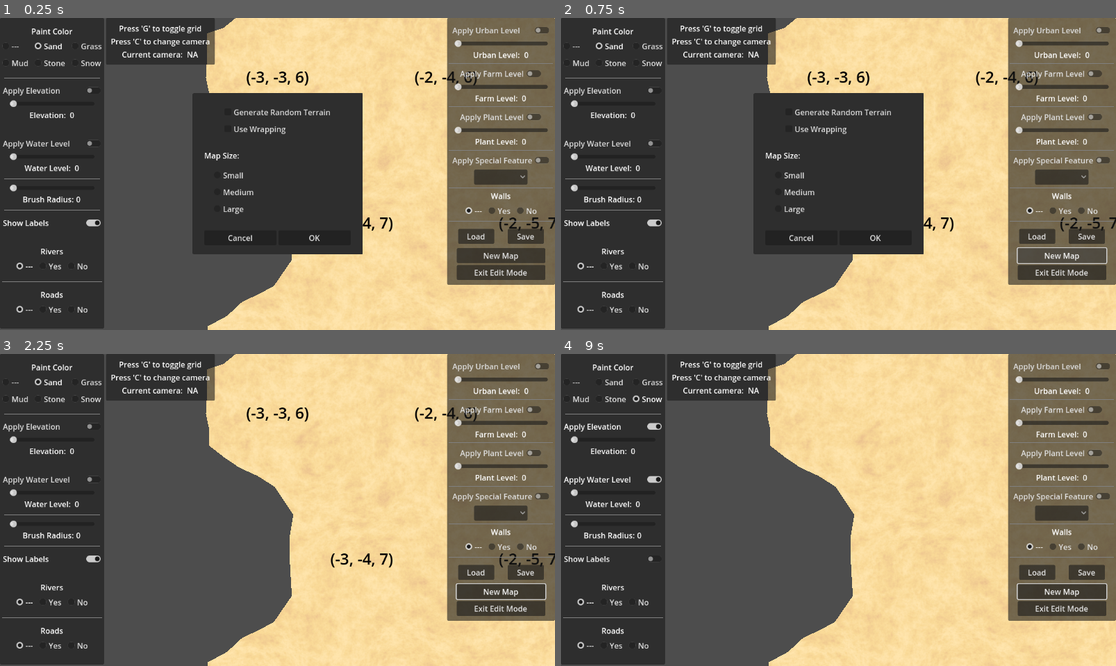
Above: before the commit, frames 1-4 (two rows, left to right).
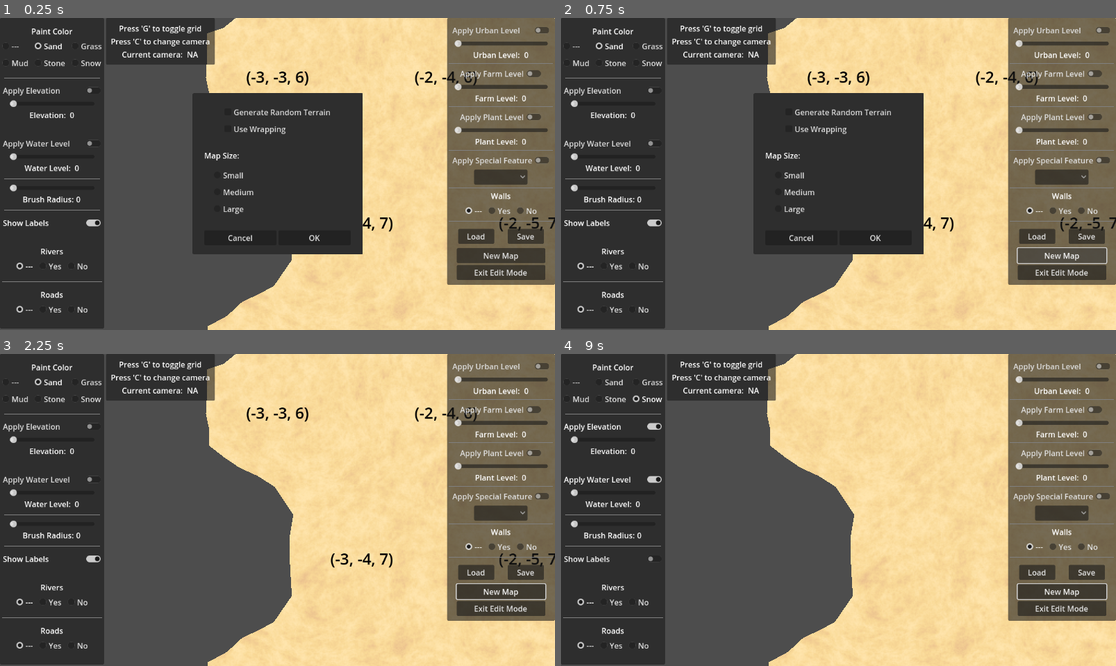
Above: after the commit, the same moments.

Repository: davepruitt/hex_map_godot
Game: Godot game, scene res://scenes/main.tscn
The game is run twice, just before and just after one commit, with the same random seed, the same clock (stepped at 60 frames per second) and the same inputs.
Inputs:
- Up to frame 1 (0.25 s): no input
- Up to frame 2 (0.75 s): click "New Map" at 0.5 s
- Up to frame 3 (2.25 s): click "New Map" at 1.25 s; click "OK" at 2 s
- Up to frame 4 (9 s): click "---" at 2.75 s; click "Sand" at 3.5 s; click "Grass" at 4.25 s; click "Mud" at 5 s; click "Stone" at 5.75 s; click "Snow" at 6.5 s; click "Apply Elevation" at 7.25 s; click "Apply Water Level" at 8 s; click "Show Labels" at 8.75 s

The runs differ from the first frame. In frame 1, less than 0.1% of the frame differs, in the area x 38-96%, y 0-98%; in frame 2, less than 0.1%; in frame 3, less than 0.1%; in frame 4, less than 0.1%.

Commit message:
Completed through section 3.5 of tutorial 27

Diff:
--- a/hex_project_godot/scripts/hex_cell.gd
+++ b/hex_project_godot/scripts/hex_cell.gd
@@ -86,6 +86,8 @@
 var index: int = 0
 
 var explorable: bool = true
+
+var column_index: int = 0
 
 #endregion
 
--- a/hex_project_godot/scripts/hex_coordinates.gd
+++ b/hex_project_godot/scripts/hex_coordinates.gd
@@ -13,6 +13,13 @@
 #region Constructor
 
 func _init(x: int, z: int) -> void:
+	if (HexMetrics.wrapping):
+		var oX: int = x + z / 2
+		if (oX < 0):
+			x += HexMetrics.wrap_size
+		elif (oX >= HexMetrics.wrap_size):
+			x -= HexMetrics.wrap_size
+
 	X = x
 	Z = z
 
@@ -38,13 +45,60 @@
 #region Methods
 
 func DistanceTo (other: HexCoordinates) -> int:
-	var result_x: int = abs(X - other.X)
-	var result_y: int = abs(Y - other.Y)
-	var result_z: int = abs(Z - other.Z)
+	var op1: int = 0
+	if (X < other.X):
+		op1 = other.X - X
+	else:
+		op1 = X - other.X
 
-	var result: int = (result_x + result_y + result_z) / 2
+	var op2: int = 0
+	if (Y < other.Y):
+		op2 = other.Y - Y
+	else:
+		op2 = Y - other.Y
 
-	return result
+	var xy: int = op1 + op2
+
+	if (HexMetrics.wrapping):
+		other.X += HexMetrics.wrap_size
+
+		if (X < other.X):
+			op1 = other.X - X
+		else:
+			op1 = X - other.X
+
+		if (Y < other.Y):
+			op2 = other.Y - Y
+		else:
+			op2 = Y - other.Y
+
+		var xy_wrapped: int = op1 + op2
+		if (xy_wrapped < xy):
+			xy = xy_wrapped
+		else:
+			other.X -= 2 * HexMetrics.wrap_size
+
+			if (X < other.X):
+				op1 = other.X - X
+			else:
+				op1 = X - other.X
+
+			if (Y < other.Y):
+				op2 = other.Y - Y
+			else:
+				op2 = Y - other.Y
+
+			xy_wrapped = op1 + op2
+			if (xy_wrapped < xy):
+				xy = xy_wrapped
+
+	var op_z: int = 0
+	if (Z < other.Z):
+		op_z = other.Z - Z
+	else:
+		op_z = Z - other.Z
+
+	return (xy + op_z) / 2
 
 func ToStringOnSeparateLines () -> String:
 	#Same as the _to_string function, except each value is seperated by a new-line character
--- a/hex_project_godot/scripts/hex_grid.gd
+++ b/hex_project_godot/scripts/hex_grid.gd
@@ -244,14 +244,8 @@
 	#Convert the position in the hex grid to a set of coordinates within the hex grid
 	var coordinates: HexCoordinates = HexCoordinates.FromPosition(inverse_transform_point)
 
-	#Find the index into the _hex_cells list for which hex object we want
-	var index = coordinates.X + coordinates.Z * cell_count_x + coordinates.Z / 2.0
-
-	#Get the selected hex cell object
-	var cell = _hex_cells[index] as HexCell
-
 	#Return the cell
-	return cell
+	return get_cell_from_coordinates(coordinates)
 
 func set_all_cell_label_modes (label_mode: HexCell.CellInformationLabelMode) -> void:
 	for i in range(0, len(_hex_cells)):
@@ -496,6 +490,9 @@
 	if (x > 0):
 		hex_cell.set_neighbor(HexDirectionsClass.HexDirections.W, _hex_cells[i - 1])
 
+		if (wrapping) and (x == cell_count_x - 1):
+			hex_cell.set_neighbor(HexDirectionsClass.HexDirections.E, _hex_cells[i - x])
+
 	#Set the south-east and south-west neighbors of the hex cell
 	if (z > 0):
 		if (z & 1) == 0:
@@ -507,6 +504,8 @@
 			if (x > 0):
 				#Set the south-west neighbor of the hex cell
 				hex_cell.set_neighbor(HexDirectionsClass.HexDirections.SW, _hex_cells[i - cell_count_x - 1])
+			elif (wrapping):
+				hex_cell.set_neighbor(HexDirectionsClass.HexDirections.SW, _hex_cells[i - 1])
 		else:
 			#If this is an odd row...
 
@@ -516,6 +515,8 @@
 			if (x < cell_count_x - 1):
 				#Set the south-east neighbor of the hex cell
 				hex_cell.set_neighbor(HexDirectionsClass.HexDirections.SE, _hex_cells[i - cell_count_x + 1])
+			elif (wrapping):
+				hex_cell.set_neighbor(HexDirectionsClass.HexDirections.SE, _hex_cells[i - cell_count_x * 2 + 1])
 
 	#Set the position of the hex cell in the scene
 	hex_cell.position = hex_position
@@ -528,6 +529,9 @@
 
 	#Set the cell index
 	hex_cell.index = i
+
+	#Set the cell's column index
+	hex_cell.column_index = x / HexMetrics.CHUNK_SIZE_X
 
 	#Set the shader data
 	hex_cell.shader_data = _cell_shader_data
--- a/hex_project_godot/scripts/hex_grid_chunk.gd
+++ b/hex_project_godot/scripts/hex_grid_chunk.gd
@@ -1050,6 +1050,11 @@
 
 	var center2: Vector3 = neighbor.position
 	center2.y = center.y
+	if (neighbor.column_index < cell.column_index - 1):
+		center2.x += HexMetrics.wrap_size * HexMetrics.INNER_DIAMETER
+	elif (neighbor.column_index > cell.column_index + 1):
+		center2.x -= HexMetrics.wrap_size * HexMetrics.INNER_DIAMETER
+
 	var e2: EdgeVertices = EdgeVertices.new(
 		center2 + HexMetrics.get_second_solid_corner(HexDirectionsClass.opposite(direction)),
 		center2 + HexMetrics.get_first_solid_corner(HexDirectionsClass.opposite(direction))
@@ -1084,7 +1089,13 @@
 
 	var next_neighbor: HexCell = cell.get_neighbor(HexDirectionsClass.next(direction))
 	if (next_neighbor != null):
-		var v3: Vector3 = next_neighbor.position
+		var center3: Vector3 = next_neighbor.position
+		if (next_neighbor.column_index < cell.column_index - 1):
+			center3.x += HexMetrics.wrap_size * HexMetrics.INNER_DIAMETER
+		elif (next_neighbor.column_index > cell.column_index + 1):
+			center3.x -= HexMetrics.wrap_size * HexMetrics.INNER_DIAMETER
+
+		var v3: Vector3 = center3
 		if (next_neighbor.is_underwater):
 			v3 += HexMetrics.get_first_water_corner(HexDirectionsClass.previous(direction))
 		else:
--- a/hex_project_godot/scripts/hex_map_generator.gd
+++ b/hex_project_godot/scripts/hex_map_generator.gd
@@ -197,13 +197,14 @@
 	else:
 		_regions.clear()
 
+	var border_x: int = region_border if hex_grid.wrapping else map_border_x
 
 	match region_count:
 		2:
 			if (randf() < 0.5):
 				#Set the x/z min/max values (the borders of the terrain generation region)
 				var region: MapRegion = MapRegion.new()
-				region.x_min = map_border_x
+				region.x_min = border_x
 				region.x_max = (hex_grid.cell_count_x / 2) - region_border
 				region.z_min = map_border_z
 				region.z_max = hex_grid.cell_count_z - map_border_z
@@ -211,28 +212,31 @@
 
 				var region_02: MapRegion = MapRegion.new()
 				region_02.x_min = (hex_grid.cell_count_x / 2) + region_border
-				region_02.x_max = hex_grid.cell_count_x - map_border_x
+				region_02.x_max = hex_grid.cell_count_x - border_x
 				region_02.z_min = map_border_z
 				region_02.z_max = hex_grid.cell_count_z - map_border_z
 				_regions.append(region_02)
 			else:
+				if (hex_grid.wrapping):
+					border_x = 0
+
 				#Set the x/z min/max values (the borders of the terrain generation region)
 				var region: MapRegion = MapRegion.new()
-				region.x_min = map_border_x
-				region.x_max = hex_grid.cell_count_x - map_border_x
+				region.x_min = border_x
+				region.x_max = hex_grid.cell_count_x - border_x
 				region.z_min = map_border_z
 				region.z_max = (hex_grid.cell_count_z / 2) - region_border
 				_regions.append(region)
 
 				var region_02: MapRegion = MapRegion.new()
-				region.x_min = map_border_x
-				region.x_max = hex_grid.cell_count_x - map_border_x
+				region.x_min = border_x
+				region.x_max = hex_grid.cell_count_x - border_x
 				region_02.z_min = (hex_grid.cell_count_z / 2) + region_border
 				region_02.z_max = hex_grid.cell_count_z - map_border_z
 				_regions.append(region_02)
 		3:
 			var region_01: MapRegion = MapRegion.new()
-			region_01.x_min = map_border_x
+			region_01.x_min = border_x
 			region_01.x_max = (hex_grid.cell_count_x / 3) - region_border
 			region_01.z_min = map_border_z
 			region_01.z_max = hex_grid.cell_count_z - map_border_z
@@ -247,14 +251,14 @@
 
 			var region_03: MapRegion = MapRegion.new()
 			region_03.x_min = (hex_grid.cell_count_x * 2 / 3) + region_border
-			region_03.x_max = hex_grid.cell_count_x - map_border_x
+			region_03.x_max = hex_grid.cell_count_x - border_x
 			region_03.z_min = map_border_z
 			region_03.z_max = hex_grid.cell_count_z - map_border_z
 			_regions.append(region_03)
 
 		4:
 			var region_01: MapRegion = MapRegion.new()
-			region_01.x_min = map_border_x
+			region_01.x_min = border_x
 			region_01.x_max = (hex_grid.cell_count_x / 2) - region_border
 			region_01.z_min = map_border_z
 			region_01.z_max = (hex_grid.cell_count_z / 2) - map_border_z
@@ -262,20 +266,20 @@
 
 			var region_02: MapRegion = MapRegion.new()
 			region_02.x_min = hex_grid.cell_count_x / 2 + region_border
-			region_02.x_max = hex_grid.cell_count_x - map_border_x
+			region_02.x_max = hex_grid.cell_count_x - border_x
 			region_02.z_min = map_border_z
 			region_02.z_max = (hex_grid.cell_count_z / 2) - map_border_z
 			_regions.append(region_02)
 
 			var region_03: MapRegion = MapRegion.new()
 			region_03.x_min = hex_grid.cell_count_x / 2 + region_border
-			region_03.x_max = hex_grid.cell_count_x - map_border_x
+			region_03.x_max = hex_grid.cell_count_x - border_x
 			region_03.z_min = hex_grid.cell_count_z / 2 + region_border
 			region_03.z_max = hex_grid.cell_count_z - map_border_z
 			_regions.append(region_03)
 
 			var region_04: MapRegion = MapRegion.new()
-			region_04.x_min = map_border_x
+			region_04.x_min = border_x
 			region_04.x_max = (hex_grid.cell_count_x / 2) - region_border
 			region_04.z_min = hex_grid.cell_count_z / 2 + region_border
 			region_04.z_max = hex_grid.cell_count_z - map_border_z
@@ -283,9 +287,12 @@
 
 			pass
 		_:
+			if (hex_grid.wrapping):
+				border_x = 0
+
 			var region: MapRegion = MapRegion.new()
-			region.x_min = map_border_x
-			region.x_max = hex_grid.cell_count_x - map_border_x
+			region.x_min = border_x
+			region.x_max = hex_grid.cell_count_x - border_x
 			region.z_min = map_border_z
 			region.z_max = hex_grid.cell_count_z - map_border_z
 			_regions.append(region)
--- a/hex_project_godot/scripts/hex_metrics.gd
+++ b/hex_project_godot/scripts/hex_metrics.gd
@@ -164,6 +164,16 @@
 		)
 		sample[i] = s_i
 
+	if (wrapping) and (position.x < (INNER_DIAMETER * 1.5)):
+		var sample2: Vector4 = Vector4.ZERO
+		for i in range(0, len(noise_generator)):
+			var s_i: float = noise_generator[i].get_noise_2d(
+				(position.x + wrap_size * INNER_DIAMETER) * NOISE_SCALE,
+				position.z * NOISE_SCALE
+			)
+
+		sample = sample2.lerp(sample, position.x * (1.0 / INNER_DIAMETER) - 0.5)
+
 	return sample
 
 static func initialize_hash_grid () -> void:
--- a/hex_project_godot/shaders/hex_cell_terrain_shader.gdshader
+++ b/hex_project_godot/shaders/hex_cell_terrain_shader.gdshader
@@ -1,5 +1,6 @@
 shader_type spatial;
 
+#include "hex_metrics.gdshaderinc"
 #include "hex_cell_data.gdshaderinc"
 
 uniform sampler2DArray terrain_texture_2d_array:source_color;
@@ -14,7 +15,7 @@
 
 vec4 get_terrain_color (vec4 color, vec3 wp, int index)
 {
-	vec3 uvw = vec3(wp.xz * 0.02, terrain_index[index]);
+	vec3 uvw = vec3(wp.xz * (2.0 * TILING_SCALE), terrain_index[index]);
 	vec4 c = texture(terrain_texture_2d_array, uvw);
 	return vec4(c.rgb * color[index] * terrain_visibility[index], c.a);
 }
--- a/hex_project_godot/shaders/road_shader.gdshader
+++ b/hex_project_godot/shaders/road_shader.gdshader
@@ -1,5 +1,6 @@
 shader_type spatial;
 
+#include "hex_metrics.gdshaderinc"
 #include "hex_cell_data.gdshaderinc"
 
 uniform vec4 base_color : source_color;
@@ -21,7 +22,7 @@
 }
 
 void fragment() {
-	vec4 noise = texture(noise_texture, world_position.xz * 0.025);
+	vec4 noise = texture(noise_texture, world_position.xz * (3.0 * TILING_SCALE));
 	vec4 c = base_color * ((noise.y * 0.75 + 0.25) * visibility);
 
 	float blend = UV.x;
Not shown, added: hex_project_godot/shaders/hex_metrics.gdshaderinc
Not shown, changed: hex_project_godot/shaders/water.gdshaderinc
